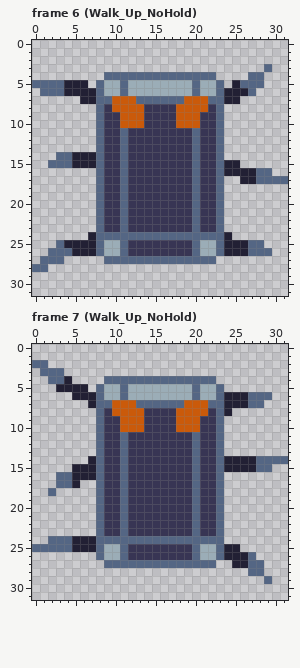
Two versions of one pixel-art file, Assets/Assets_Art/Robot_Sprites.aseprite. That is the earlier state.
32x32 pixels, 7 frames. Shown: frame 6 (Walk_Up_NoHold), frame 7 (Walk_Up_NoHold). The commit also changed other frames, which this record leaves out.
The same view after the edit:
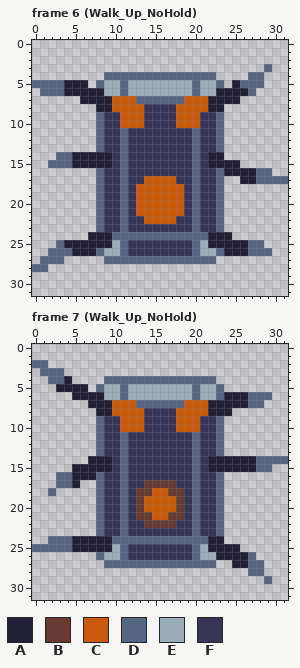
Palette (. is transparent): A #222034  B #663931  C #ca5a0a  D #546684  E #9badb7  F #383554
What changed:
{"where": "frame 6 (Walk_Up_NoHold)"}
{"frame":6,"y":6,"x":8,"old":"D","new":"A"}
{"frame":6,"y":6,"x":23,"old":"D","new":"A"}
{"frame":6,"y":7,"x":8,"old":"DD","new":"AA"}
{"frame":6,"y":7,"x":22,"old":"DD","new":"AA"}
{"frame":6,"y":8,"x":8,"old":"DF","new":"AA"}
{"frame":6,"y":8,"x":22,"old":"FD","new":"AA"}
{"frame":6,"y":14,"x":8,"old":"DF","new":"AA"}
{"frame":6,"y":14,"x":22,"old":"FD","new":"AA"}
{"frame":6,"y":15,"x":8,"old":"DF","new":"AA"}
{"frame":6,"y":15,"x":22,"old":"FD","new":"AA"}
{"frame":6,"y":17,"x":14,"old":"FFFF","new":"CCCC"}
{"frame":6,"y":18,"x":13,"old":"FFFFFF","new":"CCCCCC"}
{"frame":6,"y":19,"x":13,"old":"FFFFFF","new":"CCCCCC"}
{"frame":6,"y":20,"x":13,"old":"FFFFFF","new":"CCCCCC"}
{"frame":6,"y":21,"x":13,"old":"FFFFFF","new":"CCCCCC"}
{"frame":6,"y":22,"x":14,"old":"FFFF","new":"CCCC"}
{"frame":6,"y":24,"x":8,"old":"DD","new":"AA"}
{"frame":6,"y":24,"x":22,"old":"DD","new":"AA"}
{"frame":6,"y":25,"x":8,"old":"DE","new":"AA"}
{"frame":6,"y":25,"x":22,"old":"ED","new":"AA"}
{"where": "frame 7 (Walk_Up_NoHold)"}
{"frame":7,"y":6,"x":8,"old":"D","new":"A"}
{"frame":7,"y":7,"x":8,"old":"DD","new":"AA"}
{"frame":7,"y":7,"x":22,"old":"DD","new":"AA"}
{"frame":7,"y":8,"x":8,"old":"DF","new":"AA"}
{"frame":7,"y":8,"x":22,"old":"FD","new":"AA"}
{"frame":7,"y":14,"x":8,"old":"DF","new":"AA"}
{"frame":7,"y":14,"x":22,"old":"FD","new":"AA"}
{"frame":7,"y":15,"x":8,"old":"DF","new":"AA"}
{"frame":7,"y":15,"x":22,"old":"FD","new":"AA"}
{"frame":7,"y":17,"x":14,"old":"FFFF","new":"BBBB"}
{"frame":7,"y":18,"x":13,"old":"FFFFFF","new":"BBCCBB"}
{"frame":7,"y":19,"x":13,"old":"FFFFFF","new":"BCCCCB"}
{"frame":7,"y":20,"x":13,"old":"FFFFFF","new":"BCCCCB"}
{"frame":7,"y":21,"x":13,"old":"FFFFFF","new":"BBCCBB"}
{"frame":7,"y":22,"x":14,"old":"FFFF","new":"BBBB"}
{"frame":7,"y":24,"x":8,"old":"DD","new":"AA"}
{"frame":7,"y":24,"x":22,"old":"DD","new":"AA"}
{"frame":7,"y":25,"x":8,"old":"DE","new":"AA"}
{"frame":7,"y":25,"x":22,"old":"ED","new":"AA"}
{"frame":7,"y":26,"x":23,"old":"D","new":"A"}
{"label":"changed","picture_box":[96,88,112,112]}
{"label":"changed","picture_box":[208,88,224,112]}
{"label":"changed","picture_box":[96,152,224,248]}
{"label":"changed","picture_box":[96,392,112,416]}
{"label":"changed","picture_box":[208,400,224,416]}
{"label":"changed","picture_box":[96,456,224,560]}
